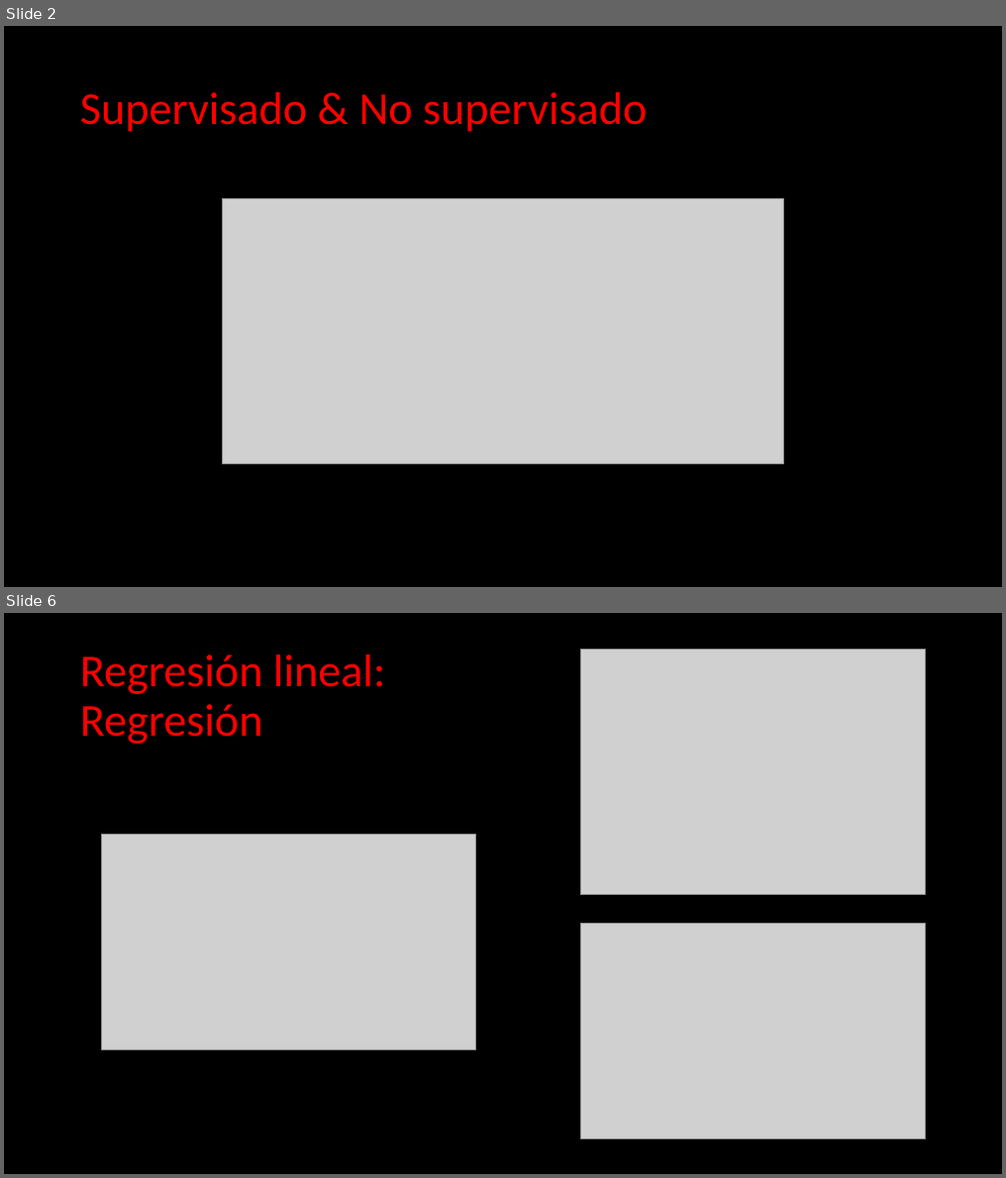
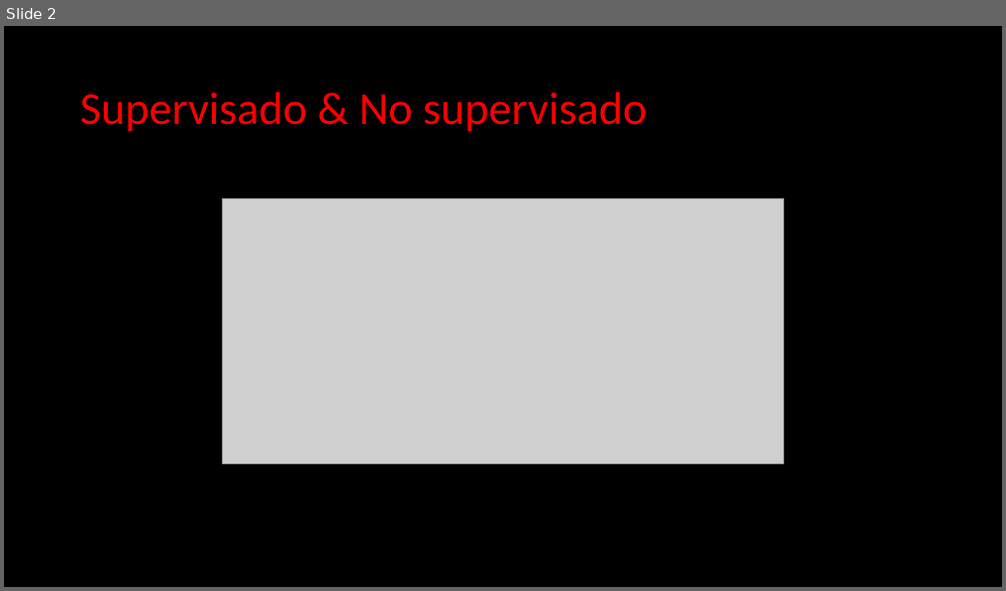
Before and after one commit to Clapiniella/data_science_jun_2020, a slide deck: week10/day4/theory/Machine Learning - Unsupervised Learning.pptx. Shown one above the other, each under a label of ours: slides 2 and 6 before the commit, slide 2 after it; the slides between them are not shown. The pictures are 1006x1178 and 1006x591 pixels, drawn with LibreOffice and Linux fonts; fonts in the diff are those of the drawing; grey boxes stand for pictures. Boxes give left, top, right and bottom in pixels: in the first picture for what was removed or moved away, otherwise in the second. Text is boxed around its words. In the diff, an @@ line names an element or a change of style, - is before the commit and + after.

```diff
--- a/week10/day4/theory/Machine Learning - Unsupervised Learning.pptx
+++ b/week10/day4/theory/Machine Learning - Unsupervised Learning.pptx
@@ slide 6 removed at (4, 613, 1002, 1174), background #000000 @@
@@ title removed at (80, 655, 385, 744) @@
-Regresión lineal: Regresión
@@ picture removed at (580, 649, 925, 895) @@
@@ picture removed at (102, 834, 475, 1050) @@
@@ picture removed at (580, 924, 925, 1140) @@
```
Also in this commit, not shown: 10 slides added, 9 other slides removed, 2 other files.
